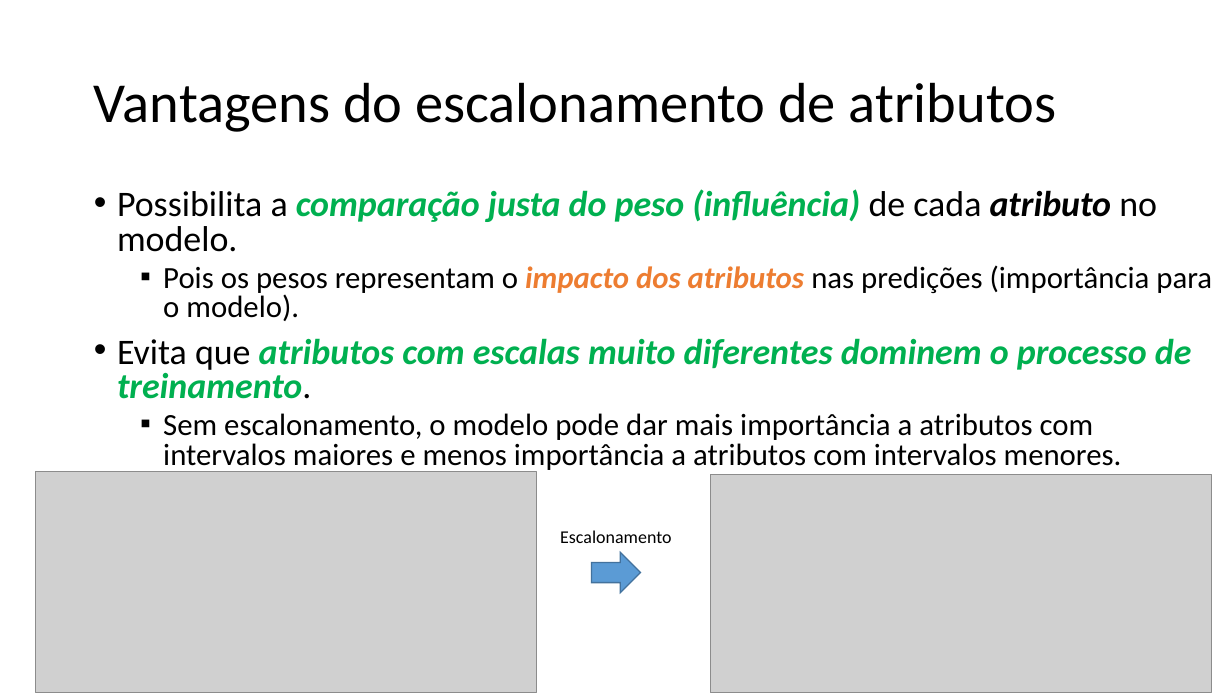
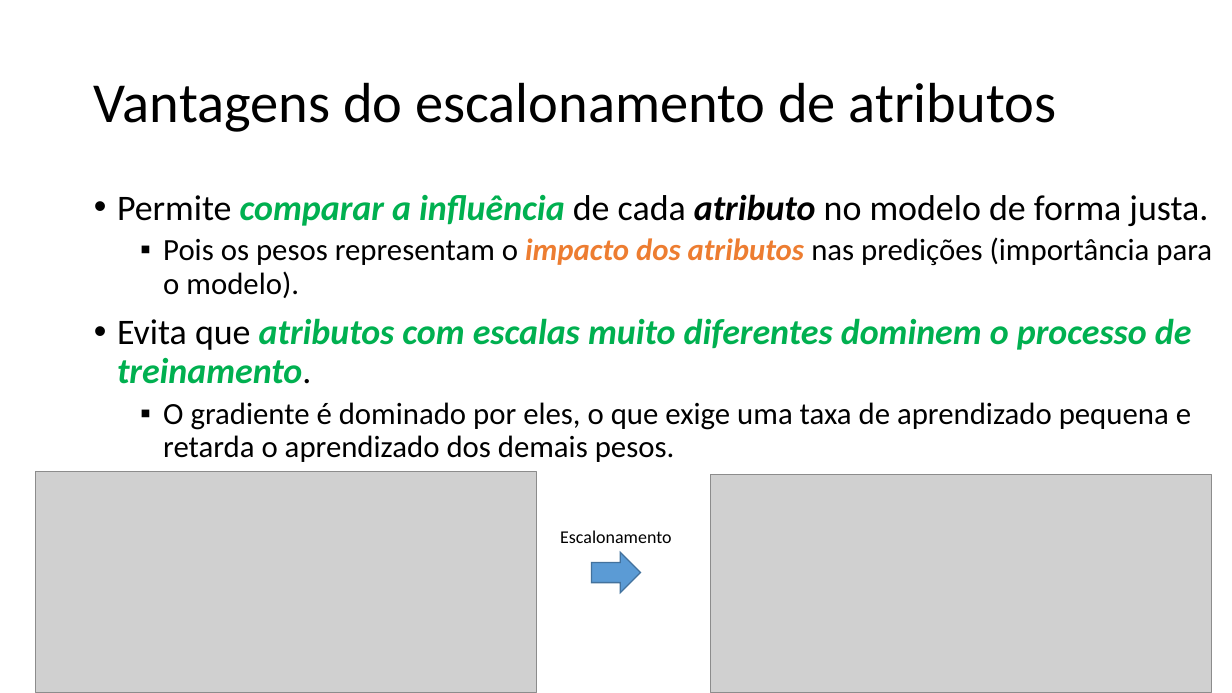
Before and after one commit to zz4fap/t319_aprendizado_de_maquina, a slide deck: slide 12 of slides/T319_Regressão_Linear (Parte IV).pptx. Drawn at 1232x693 pixels with LibreOffice and Linux fonts; fonts in the diff are those of the drawing; grey boxes stand for pictures. Boxes give left, top, right and bottom in pixels: in the first picture for what was removed or moved away, otherwise in the second. Text is boxed around its words. In the diff, an @@ line names an element or a change of style, - is before the commit and + after.

```diff
--- a/slides/T319_Regressão_Linear (Parte IV).pptx
+++ b/slides/T319_Regressão_Linear (Parte IV).pptx
@@ text at (117, 194, 1208, 226): text changed; bold off; italic off @@
-• Possibilita a comparação justa do peso (influência) de cada atributo no modelo.
+• Permite comparar a influência de cada atributo no modelo de forma justa.
@@ text at (117, 237, 1212, 384): line spacing 0.8 to 0.9 @@
@@ text at (163, 402, 1191, 462): text changed @@
-  ▪ Sem escalonamento, o modelo pode dar mais importância a atributos com intervalos maiores e menos importância a atributos com intervalos menores.
+  ▪ O gradiente é dominado por eles, o que exige uma taxa de aprendizado pequena e retarda o aprendizado dos demais pesos.
```
Also in this commit, not shown: 7 other slides changed, 1 other file.
